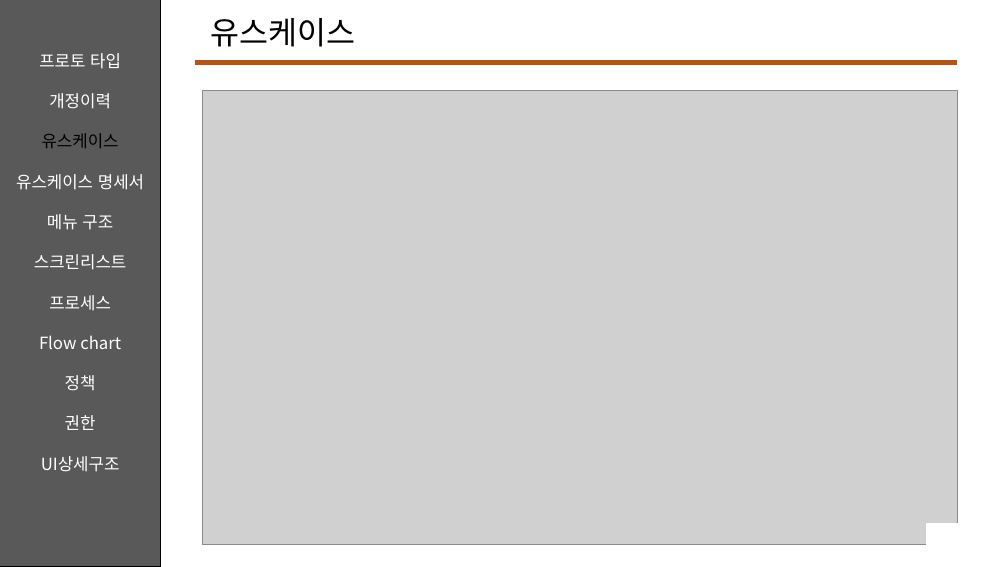
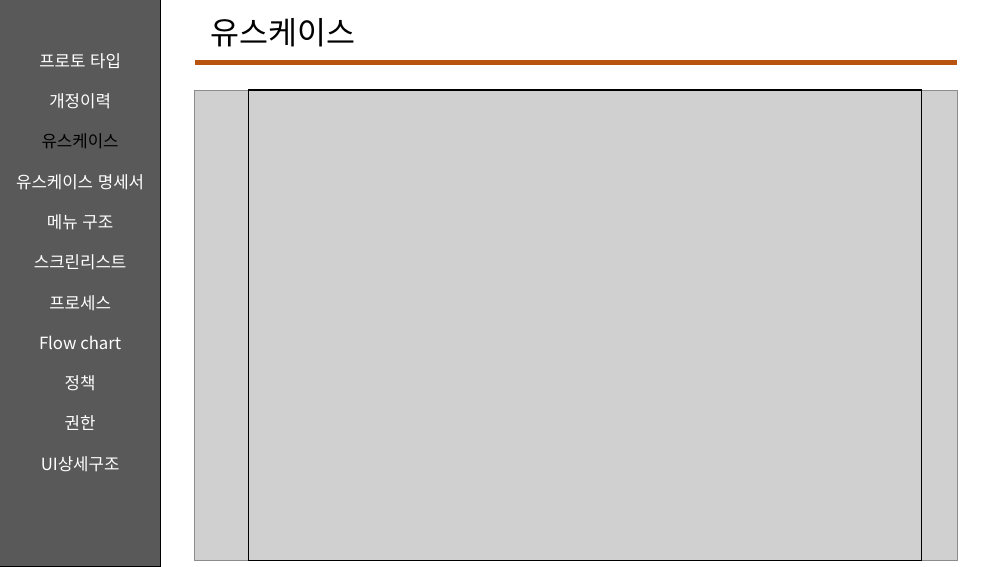
Before and after one commit to JeongJason/Camping-Story, a slide deck: slide 4 of 스토리 보드 - Final.pptx. Drawn at 1008x567 pixels with LibreOffice and Linux fonts; fonts in the diff are those of the drawing; grey boxes stand for pictures. Boxes give left, top, right and bottom in pixels: in the first picture for what was removed or moved away, otherwise in the second. Text is boxed around its words. In the diff, an @@ line names an element or a change of style, - is before the commit and + after.

```diff
--- a/스토리 보드 - Final.pptx
+++ b/스토리 보드 - Final.pptx
@@ picture: place and size @@
-picture at [203,90,957,544]
+picture at [195,91,958,561]
@@ rectangle added at [248,90,922,560], outline #000000 1 pt @@
```
Also in this commit, not shown: 2 other slides changed, 1 other file.
